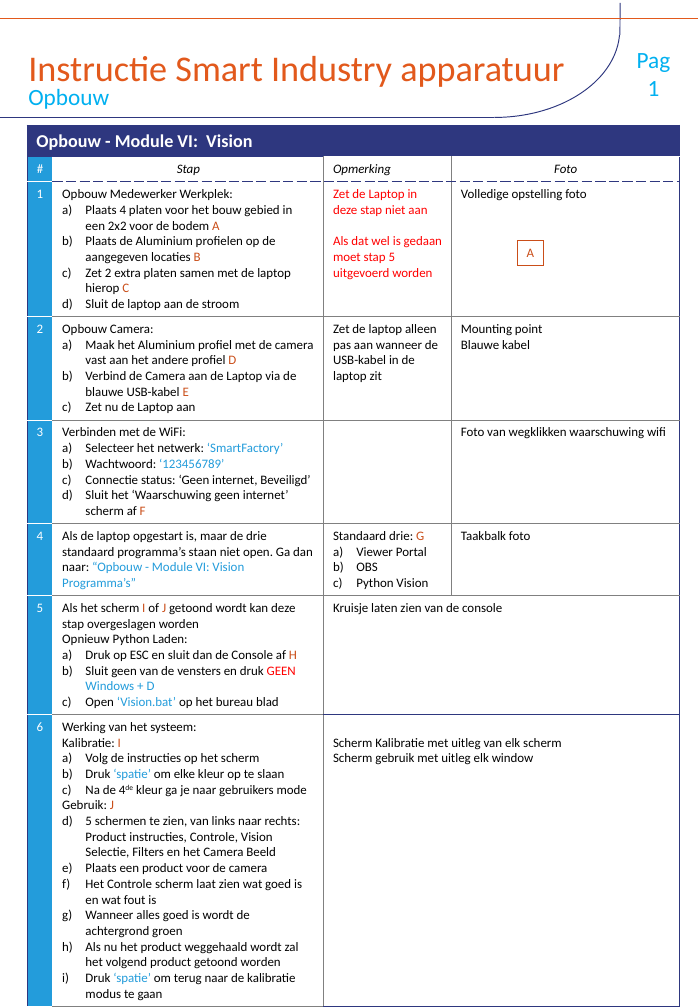
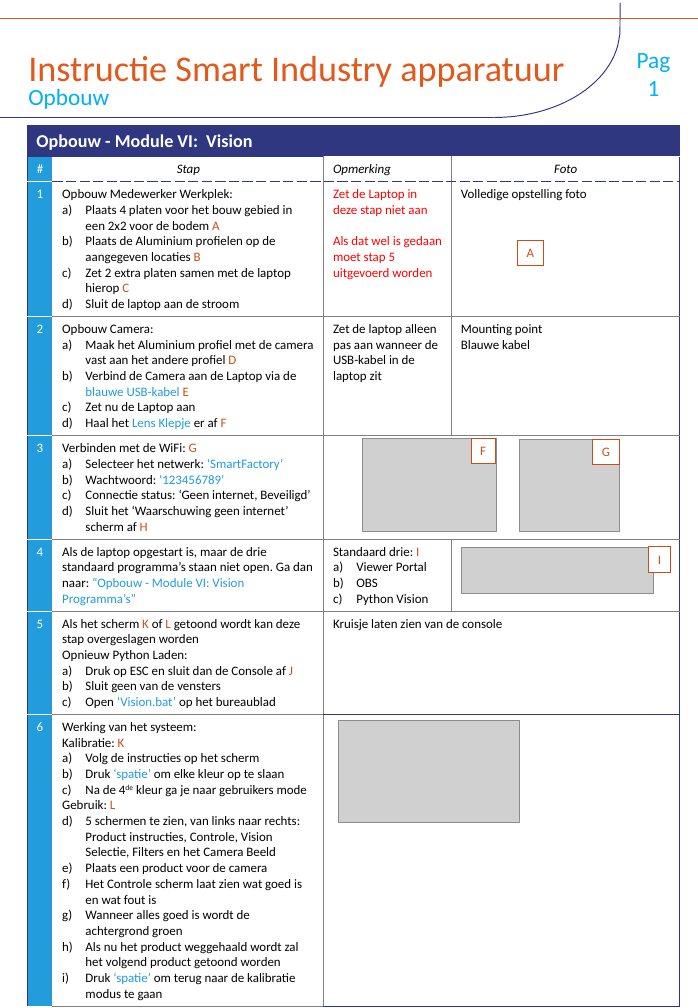
Before and after one commit to Guliker/WSI-vision, a slide deck: slide 1 of _Instructies/Instructies - Vision.pptx. Drawn at 698x1008 pixels with LibreOffice and Linux fonts; fonts in the diff are those of the drawing; grey boxes stand for pictures. Boxes give left, top, right and bottom in pixels: in the first picture for what was removed or moved away, otherwise in the second. Text is boxed around its words. In the diff, an @@ line names an element or a change of style, - is before the commit and + after.

Commit message:
inserted img in instructions

```diff
--- a/_Instructies/Instructies - Vision.pptx
+++ b/_Instructies/Instructies - Vision.pptx
@@ table at [27, 126, 679, 1005] @@
-row 4, column 2: Opbouw Camera: / Maak het Aluminium profiel met de camera vast aan het andere profiel D / Verbind de Camera aan de Laptop via de blauwe USB-kabel E / Zet nu de Laptop aan
+row 4, column 2: Opbouw Camera: / Maak het Aluminium profiel met de camera vast aan het andere profiel D / Verbind de Camera aan de Laptop via de blauwe USB-kabel E / Zet nu de Laptop aan / Haal het Lens Klepje er af F
-row 5, column 2: Verbinden met de WiFi: / Selecteer het netwerk: ‘SmartFactory’ / Wachtwoord: ‘123456789’ / Connectie status: ‘Geen internet, Beveiligd’ / Sluit het ‘Waarschuwing geen internet’ scherm af F
+row 5, column 2: Verbinden met de WiFi: G / Selecteer het netwerk: ‘SmartFactory’ / Wachtwoord: ‘123456789’ / Connectie status: ‘Geen internet, Beveiligd’ / Sluit het ‘Waarschuwing geen internet’ scherm af H
-row 5, column 4: Foto van wegklikken waarschuwing wifi
+row 5, column 4: 
-row 6, column 3: Standaard drie: G / Viewer Portal / OBS / Python Vision
+row 6, column 3: Standaard drie: I / Viewer Portal / OBS / Python Vision
-row 6, column 4: Taakbalk foto
+row 6, column 4: 
-row 7, column 2: Als het scherm I of J getoond wordt kan deze stap overgeslagen worden / Opnieuw Python Laden: / Druk op ESC en sluit dan de Console af H / Sluit geen van de vensters en druk GEEN Windows + D / Open ‘Vision.bat’ op het bureau blad
+row 7, column 2: Als het scherm K of L getoond wordt kan deze stap overgeslagen worden / Opnieuw Python Laden: / Druk op ESC en sluit dan de Console af J / Sluit geen van de vensters / Open ‘Vision.bat’ op het bureaublad
-row 8, column 2: Werking van het systeem: / Kalibratie: I / Volg de instructies op het scherm / Druk ‘spatie’ om elke kleur op te slaan / Na de 4de kleur ga je naar gebruikers mode / Gebruik: J / 5 schermen te zien, van links naar rechts: Product instructies, Controle, Vision Selectie, Filters en het Camera Beeld / Plaats een product voor de camera / Het Controle scherm laat zien wat goed is en wat fout is / Wanneer alles goed is wordt de achtergrond groen / Als nu het product weggehaald wordt zal het volgend product getoond worden / Druk ‘spatie’ om terug naar de kalibratie modus te gaan
+row 8, column 2: Werking van het systeem: / Kalibratie: K / Volg de instructies op het scherm / Druk ‘spatie’ om elke kleur op te slaan / Na de 4de kleur ga je naar gebruikers mode / Gebruik: L / 5 schermen te zien, van links naar rechts: Product instructies, Controle, Vision Selectie, Filters en het Camera Beeld / Plaats een product voor de camera / Het Controle scherm laat zien wat goed is en wat fout is / Wanneer alles goed is wordt de achtergrond groen / Als nu het product weggehaald wordt zal het volgend product getoond worden / Druk ‘spatie’ om terug naar de kalibratie modus te gaan
-row 8, column 3: Scherm Kalibratie met uitleg van elk scherm / Scherm gebruik met uitleg elk window
+row 8, column 3: 
@@ borders changed @@
@@ picture added at [362, 438, 496, 531] @@
@@ rectangle added at [471, 438, 496, 463], fill #FFFFFF, outline #CA4E19 0.75 pt, 10 pt, text #CA4E19 @@
+F
@@ picture added at [519, 439, 620, 532] @@
@@ rectangle added at [593, 439, 620, 464], fill #FFFFFF, outline #CA4E19 0.75 pt, 10 pt, text #CA4E19 @@
+G
@@ picture added at [462, 547, 653, 593] @@
@@ rectangle added at [649, 547, 671, 572], fill #FFFFFF, outline #CA4E19 0.75 pt, 10 pt, text #CA4E19 @@
+I
@@ picture added at [338, 720, 519, 823] @@
```
